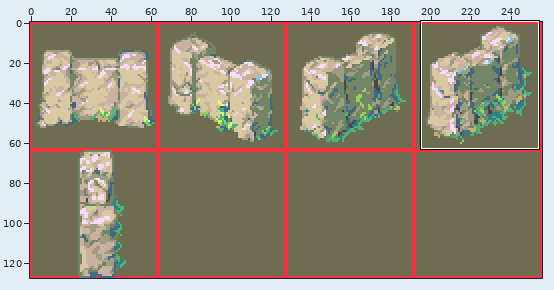
File history of a sprite sheet, images/experimental/rpg/fences-stone.png. Above, an overview of the earlier version with the close-up marked.
Close-up. Before:
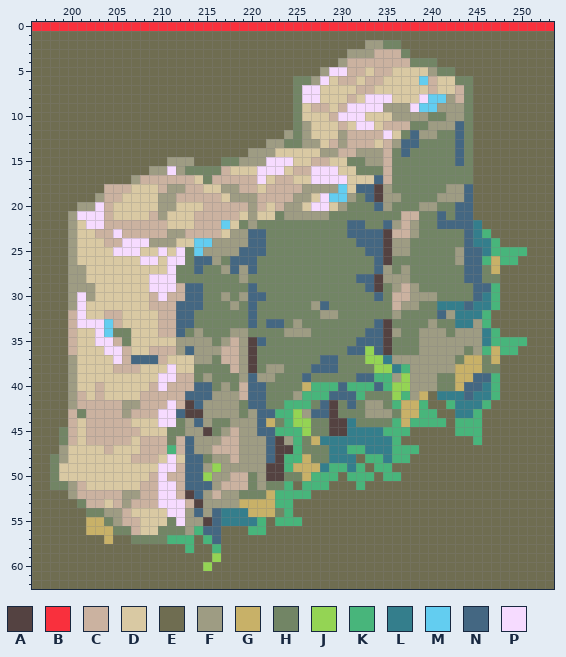
The file is 256x128 pixels. Shown: x 196..253, y 0..62. The commit also changed other parts of the picture, which this record leaves out.
Palette (. is transparent): A #544241  B #f9303d  C #cbb2a0  D #d9c9a3  E #6f6d51  F #9e9c83  G #c8b168  H #728565  J #94d454  K #48b57b  L #347e8c  M #63cdf0  N #446782  P #f6dbff
Pixels before, first column x 196:
 0 BBBBBBBBBBBBBBBBBBBBBBBBBBBBBBBBBBBBBBBBBBBBBBBBBBBBBBBBBB
 1 EEEEEEEEEEEEEEEEEEEEEEEEEEEEEEEEEEEEEEEEEEEEEEEEEEEEEEEEEE
 2 EEEEEEEEEEEEEEEEEEEEEEEEEEEEEEEEEEEEEFFHHEEEEEEEEEEEEEEEEE
 3 EEEEEEEEEEEEEEEEEEEEEEEEEEEEEEEEEEEFFFCCCHEEEEEEEEEEEEEEEE
 4 EEEEEEEEEEEEEEEEEEEEEEEEEEEEEEEEEEFCCCCCCCHHHEEEEEEEEEEEEE
 5 EEEEEEEEEEEEEEEEEEEEEEEEEEEEEEEEFPPCCDCCDDDDFHHEEEEEEEEEEE
 6 EEEEEEEEEEEEEEEEEEEEEEEEEEEEEHHFPDCCDCCDDDDMCDDHHEEEEEEEEE
 7 EEEEEEEEEEEEEEEEEEEEEEEEEEEEEHPPDDDDCCDDDDDDCDDCHEEEEEEEEE
 8 EEEEEEEEEEEEEEEEEEEEEEEEEEEEEHPPDDDCDPPPDDDPMMFCHEEEEEEEEE
 9 EEEEEEEEEEEEEEEEEEEEEEEEEEEEEHDCCDCPPPPFFFPMMFFFHEEEEEEEEE
10 EEEEEEEEEEEEEEEEEEEEEEEEEEEEEHDDDCPPPDDDFFFFHHFFHEEEEEEEEE
11 EEEEEEEEEEEEEEEEEEEEEEEEEEEEEHFDDDCDPPDCCCHHFFFNHEEEEEEEEE
12 EEEEEEEEEEEEEEEEEEEEEEEEEEEEFHFDDDFCCCCPDHNFFHHNHEEEEEEEEE
13 EEEEEEEEEEEEEEEEEEEEEEEEEEFFHHFFDCFCCCDCFNNHHHHNHEEEEEEEEE
14 EEEEEEEEEEEEEEEEEEEEEEEEFFFDDDDDFFCCFFFCHNHHHHHNHEEEEEEEEE
15 EEEEEEEEEEEEEEEFFFEEEHHFFFPPPDDCCDDHHFFCHHHHHHHNHEEEEEEEEE
16 EEEEEEEEEEEEEFFPFHHHHCDDDPPPDCCPPPDDHHHCHHHHHHHHHEEEEEEEEE
17 EEEEEEEEEEEFCCCCCCDHCCCCCPDCCDDPPPPDDDNCHHHHHHHHHEEEEEEEEE
18 EEEEEEEECCCDDDCFFCCDDFFCCDCCCCFFFFMDNNAFHHHHHHFFNEEEEEEEEE
19 EEEEEEEFCCDDDDFFCCCCCDFFFCCCCFFDPMMFHNAFFHHHHFFFNEEEEEEEEE
20 EEEEEFFPCDDDDDFFDDDCCCCCFCDCFFDPPDFHHHNFHHHFFHHNNEEEEEEEEE
21 EEEEFPPPCDDDDCFDDDCCCCCDFDDHFFFFFHHHHHHHHCCHHNHNNEEEEEEEEE
22 EEEEFDPPCCCCCCCDDDCCCMDHFHHHHHHHHHHNNHHNFCFHHNNNNLEEEEEEEE
23 EEEEFDDCCPCCCCCFFCCCCDFFNNHHHHHHHHHNNNNACCFHHHHHNLKEEEEEEE
24 EEEEFDDDCCPPPFFFDDMMFFFFNNHHHHHHHHHHNNNAFFHHHHHHNLLKEEEEEE
25 EEEEFDDDDPPPDDPDPHMFFFFNNNHHHHHHHHHHHNNAFFHHHHHFNNLKKKKEEE
26 EEEEFDDDDDDDPPDPPHNNFHNNNHHHHHHHHHHHHHNAHHHHHHHFNNKGKKEEEE
27 EEEEFFDDDDDDDDDPHHNHHFNFNHHHHHHHHHHHHHNFHFHHHHHHNNHGEEEEEE
28 EEEEFFDDDDDDDPPPHHHHHHHFHHHHHHHHHHHHNNAFFFHHHHHHNNHHEEEEEE
29 EEEEFFFDDDDDDPPPCNNHHHHHNHHHHHHHHHHHHNAHFCFHHHHHHNNKEEEEEE
30 EEEEFPFDDDDDDCPCCNNHHFHFNNHHHHHHHHHHHHNHCCFFFHHHHNLKEEEEEE
31 EEEEFPDDDDDDDCCCNNNHHHFHNHHHHHHFNHHHHHHHCFFHHLLLNLLKEEEEEE
32 EEEECPDDCCDDDDCCNNHHHHHHNHHHHHHHFFHHHHHHFHHHHNFLLLKEEEEEEE
33 EEEECPPPMCDDDDCCNNHHHHHHNHNNHFHHHHHHHHNAHHHHFHHLLFKEEEEEEE
34 EEEECDDPMHHDDDCCNHFHHHFFHHHHFFFHHHHHHNNAFHHFFFHFFFLKEEEEEE
35 EEEECDDPPCHDDDDDFFFFHFCFANHHHHHHHHHHNNNAHHHFFFFFFFLKKKKEEE
36 EEEECDDDPPCDDCCCFNFFFCCFAHHHHHHHHHHNNJNAHHHFFFFFHFKGKKEEEE
37 EEEEFDDDDPCNNNCDDDFFHCCFAHHHHHHHNNHHHJJLFFFFFFFHGGHGEEEEEE
38 EEEEFDDDDCCCDDDPDDHHHHCFAHFFHHHNNNHHHHJJLKFFFFFGGGHHEEEEEE
39 EEEEFDDDDDDDDDPPCCHFHHHFNFFHHHNHHHHHNNKKFJFFFHHGGNNKEEEEEE
40 EEEEFDDCDDDDDCPCCCNNHFHCNNHHHHGKKKNKKKNKJJFFFHHGNNLKEEEEEE
41 EEEEFCDCDDDDCCCCCNNNFFFCNNHHHFKKKNNNKHHHJKFGELLLNLLKEEEEEE
42 EEEEFCCCCCFFCCCPCANFFFFHNNHHKKKHNAHNHFFHKGGKEEKLLLKEEEEEEE
43 EEEECHCCCCFCCCPPNAAFFFFHFNNKKJFNNAHHHFFFHGGKKEELLKEEEEEEEE
44 EEEECDCCCCCDDDPPHFNFHHFFFNGHKJJHHAALHHHHKGKKKKEKKKEEEEEEEE
45 EEEHCDCCCCCCDDDHHFFAHFCFFNNKKKJHHAALLLLKKKEEEEEKKKEEEEEEEE
46 EEEHCDCCCCCDCCCHCNFFFCCFFFNAFKHGLLLLLLLLKEEEEEEEEKEEEEEEEE
47 EEEFDDDDCDDDCCCKCNFFCCCFFFNAAKHHHLLKKLLLKKKEEEEEEEEEEEEEEE
48 EEHFDDDDDDDCCCDPDNNHFFCFFFNAKKGHHLLLEKKLKKEEEEEEEEEEEEEEEE
49 EEHDDDDDDDDDDDPPCNNFJFFFFFAAKGGGLKKLKEKKEEEEEEEEEEEEEEEEEE
50 EEHDDDDDDDDDDCPCCNNJFFCCHFAAHHGKKKEKKKEKKEEEEEEEEEEEEEEEEE
51 EEHHFCDDDDDDCCPPCNNNFCCCHFHHKEKKKEEEKEEEEEEEEEEEEEEEEEEEEE
52 EEEEFCCCCCFFCCPPCANFCFFHHHGKKKKEEEEEEEEEEEEEEEEEEEEEEEEEEE
53 EEEEEHCCDCFCCCPPPCAFFFFGGGGKKEEEEEEEEEEEEEEEEEEEEEEEEEEEEE
54 EEEEEEHHFFCDDDDPPFNFNLLLGGGHKEEEEEEEEEEEEEEEEEEEEEEEEEEEEE
55 EEEEEEGGHFCCDDDHPFFANLLLLKEKKKEEEEEEEEEEEEEEEEEEEEEEEEEEEE
56 EEEEEEGGGHHCDDHHHFKNNEEEKKEEEEEEEEEEEEEEEEEEEEEEEEEEEEEEEE
57 EEEEEEEEGEEHHHHKKKEKNEEEEEEEEEEEEEEEEEEEEEEEEEEEEEEEEEEEEE
58 EEEEEEEEEEEEEEEEEKEEKEEEEEEEEEEEEEEEEEEEEEEEEEEEEEEEEEEEEE
59 EEEEEEEEEEEEEEEEEEEEJEEEEEEEEEEEEEEEEEEEEEEEEEEEEEEEEEEEEE
60 EEEEEEEEEEEEEEEEEEEJEEEEEEEEEEEEEEEEEEEEEEEEEEEEEEEEEEEEEE
61 EEEEEEEEEEEEEEEEEEEEEEEEEEEEEEEEEEEEEEEEEEEEEEEEEEEEEEEEEE
62 EEEEEEEEEEEEEEEEEEEEEEEEEEEEEEEEEEEEEEEEEEEEEEEEEEEEEEEEEE
And afterwards:
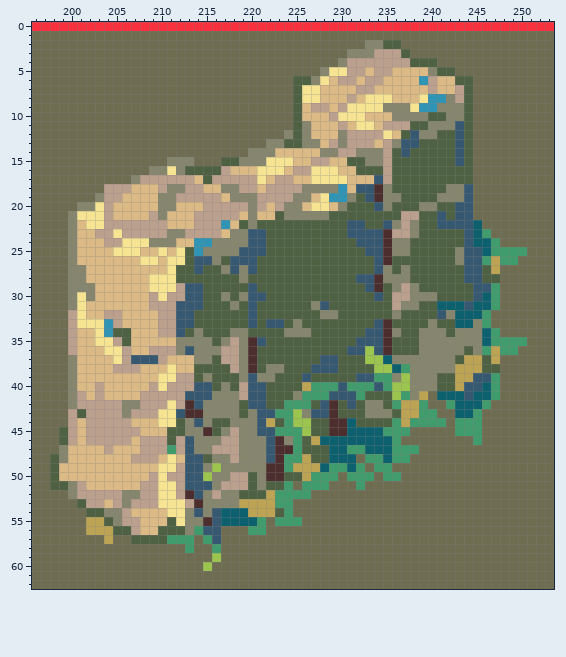
Diff:
colour A: #544241 -> #4b2e2d
colour C: #cbb2a0 -> #bca08e
colour D: #d9c9a3 -> #dbba85
colour F: #9e9c83 -> #86856d
colour G: #c8b168 -> #bda455
colour H: #728565 -> #4e6142
colour J: #94d454 -> #9cc550
colour K: #48b57b -> #409c6c
colour L: #347e8c -> #0d606e
colour M: #63cdf0 -> #3094b4
colour N: #446782 -> #365871
colour P: #f6dbff -> #f7e493
